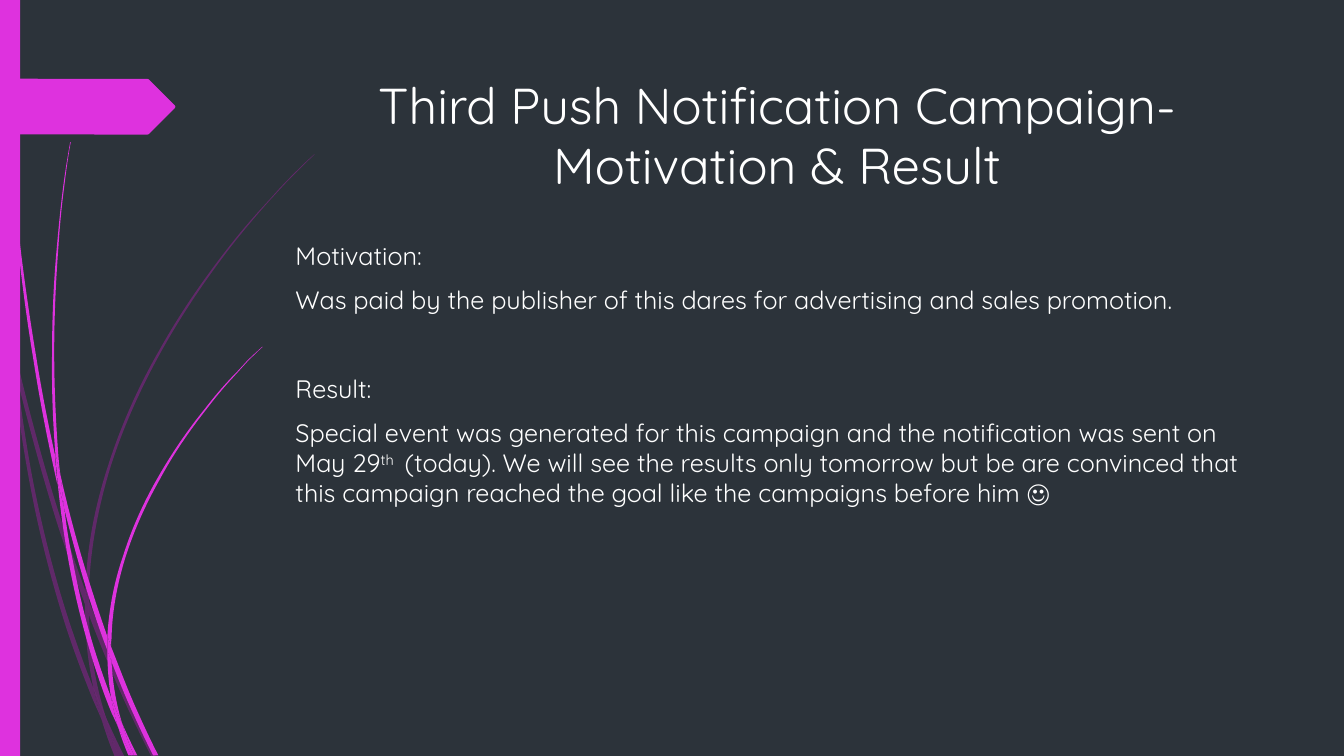
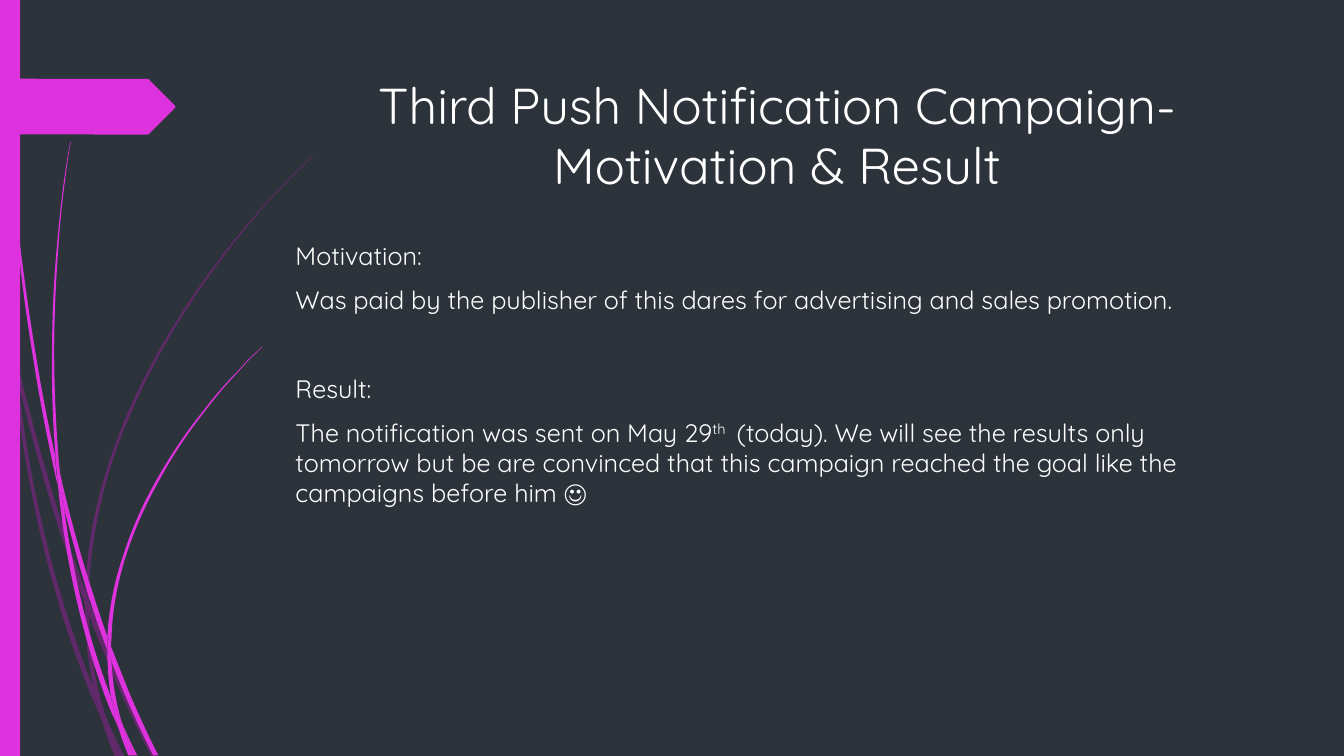
Before and after one commit to OlgaAbir/Ex02_Mobile, a slide deck: slide 7 of Marketing Presentation.pptx. Drawn at 1344x756 pixels with LibreOffice and Linux fonts; fonts in the diff are those of the drawing. Boxes give left, top, right and bottom in pixels: in the first picture for what was removed or moved away, otherwise in the second. Text is boxed around its words. In the diff, an @@ line names an element or a change of style, - is before the commit and + after.

Commit message:
change in presentation

```diff
--- a/Marketing Presentation.pptx
+++ b/Marketing Presentation.pptx
@@ text at [295,423,1177,507]: text changed @@
-Special event was generated for this campaign and the notification was sent on May 29th (today). We will see the results only tomorrow but be are convinced that this campaign reached the goal like the campaigns before him ☺
+The notification was sent on May 29th (today). We will see the results only tomorrow but be are convinced that this campaign reached the goal like the campaigns before him ☺
```
